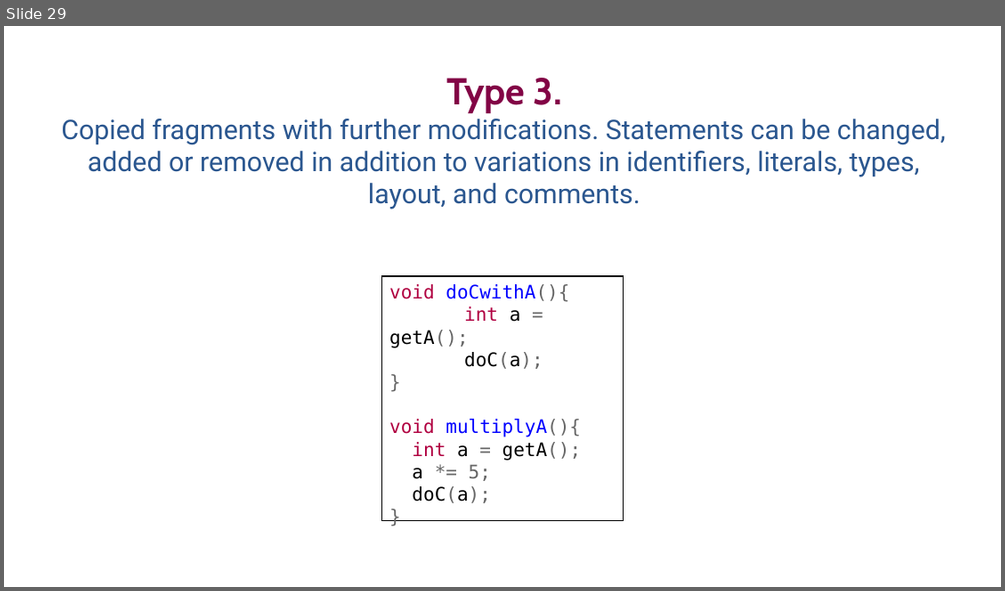
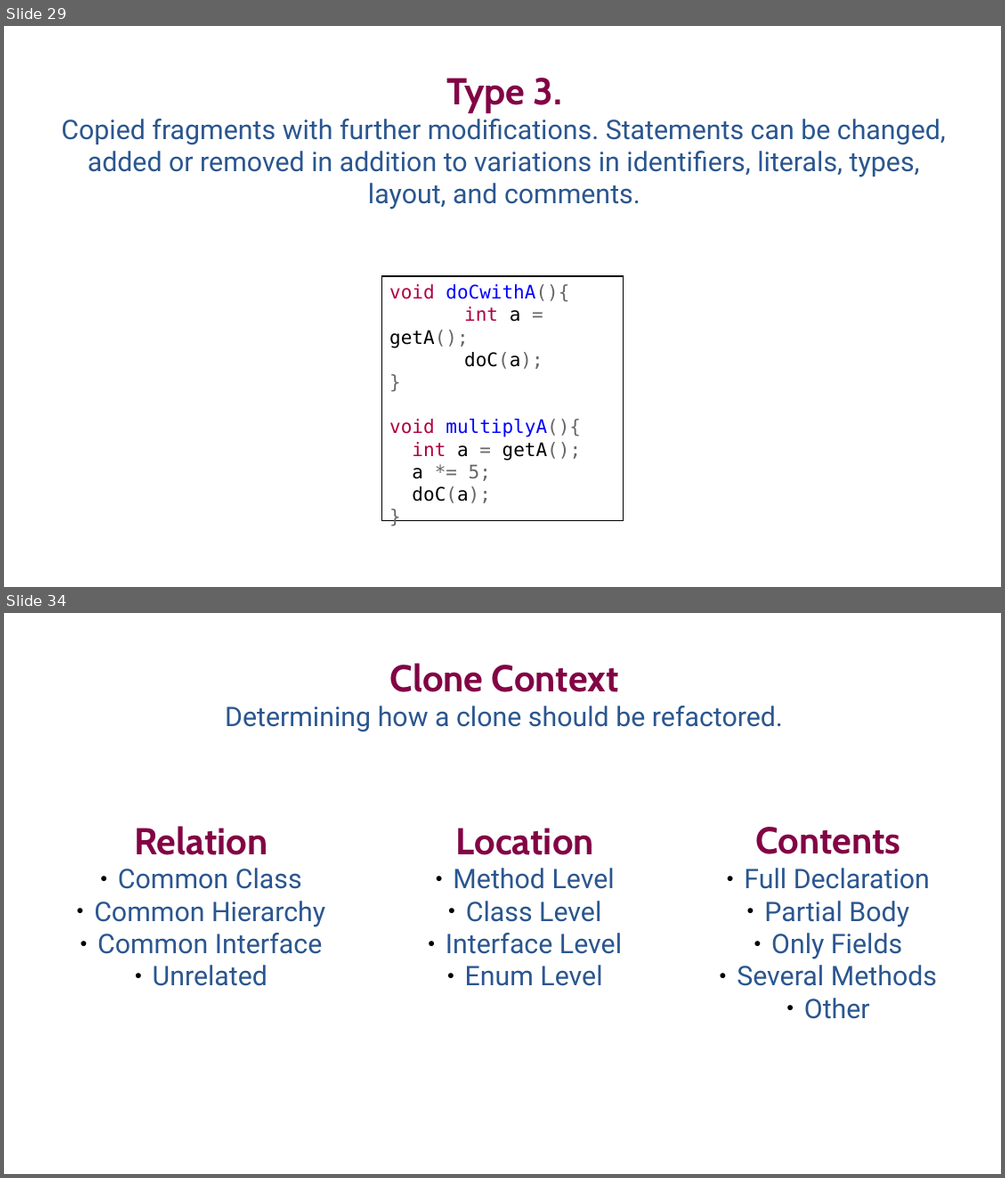
Before and after one commit to SimonBaars/Master-Thesis-Simon-Baars, a slide deck: presentations/FinalPresentation.odp. Shown one above the other, each under a label of ours: slide 29 before the commit, slides 29 and 34 after it; the slides between them are not shown. The pictures are 1005x591 and 1005x1178 pixels, drawn with LibreOffice and Linux fonts; fonts in the diff are those of the drawing. Boxes give left, top, right and bottom in pixels: in the first picture for what was removed or moved away, otherwise in the second. Text is boxed around its words. In the diff, an @@ line names an element or a change of style, - is before the commit and + after.

Commit message:
Types & Context

```diff
--- a/presentations/FinalPresentation.odp
+++ b/presentations/FinalPresentation.odp
@@ slide 34 added at (x1=4, y1=613, x2=1001, y2=1174), background #FFFFFF @@
@@ free added at (x1=45, y1=650, x2=963, y2=767), 26 pt, text #2A568F @@
+Clone Context
+Determining how a clone should be refactored.
@@ text added at (x1=94, y1=826, x2=325, y2=986), 26 pt, text #2A568F @@
+Relation
+● Common Class
+● Common Hierarchy
+● Common Interface
+● Unrelated
@@ text added at (x1=445, y1=827, x2=622, y2=986), 26 pt, text #2A568F @@
+Location
+● Method Level
+● Class Level
+● Interface Level
+● Enum Level
@@ text added at (x1=736, y1=827, x2=937, y2=1019), 26 pt, text #2A568F @@
+Contents
+● Full Declaration
+● Partial Body
+● Only Fields
+● Several Methods
+● Other
```
Also in this commit, not shown: 2 slides changed, 5 other slides added, 4 slides removed.
